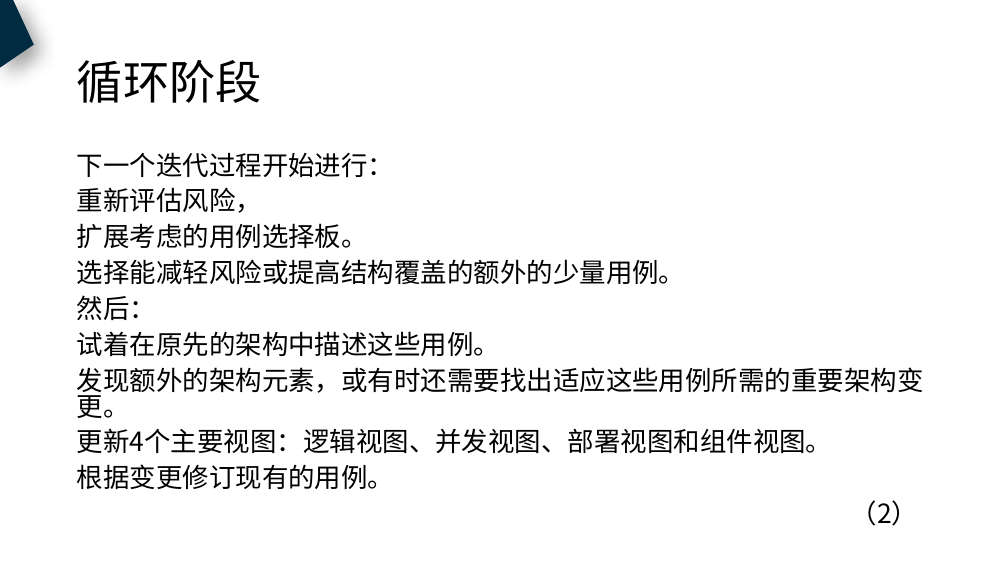
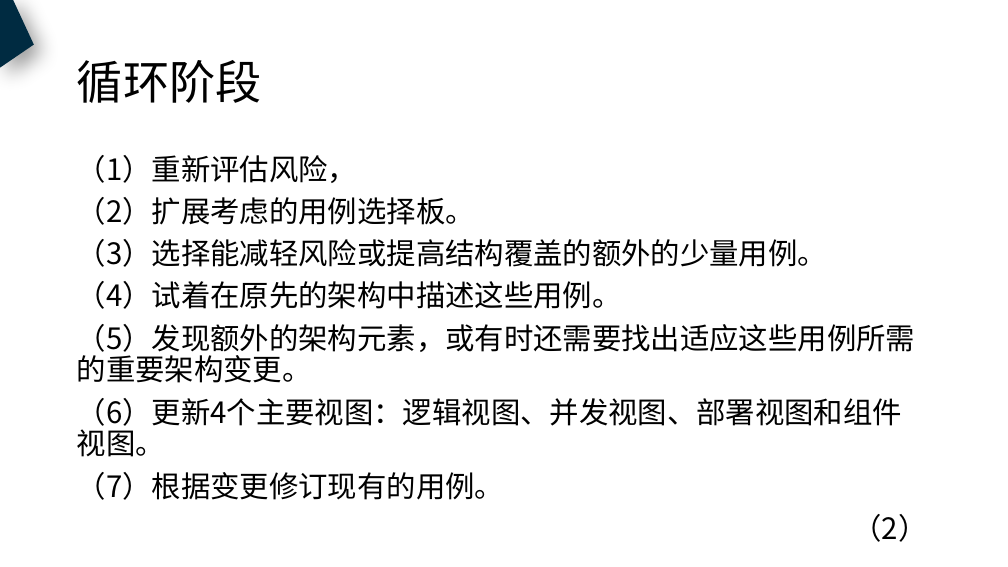
Before and after one commit to PRD2018-G18/PRD2018, a slide deck: slide 50 of 非受控文档/过程文档/UML基础4/UML基础4.pptx (slide 51 before the commit). Drawn at 1008x567 pixels with LibreOffice and Linux fonts; fonts in the diff are those of the drawing. Boxes give left, top, right and bottom in pixels: in the first picture for what was removed or moved away, otherwise in the second. Text is boxed around its words. In the diff, an @@ line names an element or a change of style, - is before the commit and + after.

```diff
--- a/非受控文档/过程文档/UML基础4/UML基础4.pptx
+++ b/非受控文档/过程文档/UML基础4/UML基础4.pptx
@@ text at [77,155,915,500]: text changed; size 25.2 to 28 pt @@
-下一个迭代过程开始进行：
-重新评估风险，
-扩展考虑的用例选择板。
-选择能减轻风险或提高结构覆盖的额外的少量用例。
-然后：
-试着在原先的架构中描述这些用例。
-发现额外的架构元素，或有时还需要找出适应这些用例所需的重要架构变更。
-更新4个主要视图：逻辑视图、并发视图、部署视图和组件视图。
-根据变更修订现有的用例。
+（1）重新评估风险，
+（2）扩展考虑的用例选择板。
+（3）选择能减轻风险或提高结构覆盖的额外的少量用例。
+（4）试着在原先的架构中描述这些用例。
+（5）发现额外的架构元素，或有时还需要找出适应这些用例所需的重要架构变更。
+（6）更新4个主要视图：逻辑视图、并发视图、部署视图和组件视图。
+（7）根据变更修订现有的用例。
@@ text at [853,514,928,542]: size 25.2 to 28 pt in "（2）"; line spacing 0.8 to 0.9 @@
```
Also in this commit, not shown: 37 other slides changed, 8 slides added, 3 slides removed, 1 other file.
